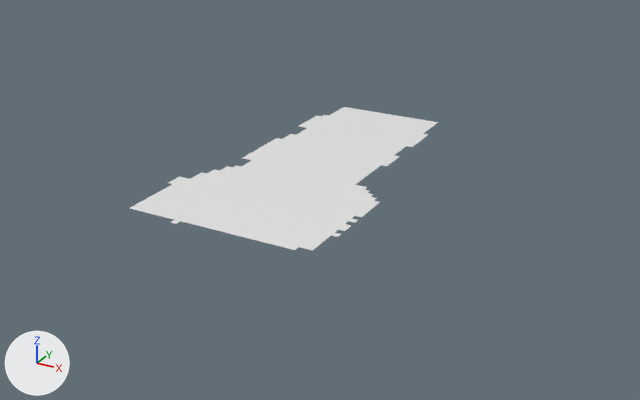
Before and after pictures for a commit that changed the FBX model Assets/3Dmesh/fbx/water_01.fbx.
Camera for both pictures: a camera (50 mm lens) standing at (63.4, -137.8, 51.1) and looking at (4.4, -30.5, -2.5). Arrows for +X, +Y and +Z are at lower left; the lights stay in place.

Script lines for the objects in view, before the commit:
```python
me_plane = bpy.data.meshes.new('Plane')
me_plane.from_pydata(...)  # 1423 vertices, 1325 faces; spans x -16.0..15.0, y -52.0..5.0, z 0.0
me_plane.materials.append(mat_sea_01)  # white #e7e7e7
ob_plane = bpy.data.objects.new('Plane', me_plane)
ob_plane.location = (0.0, 0.0, 0.0)
```
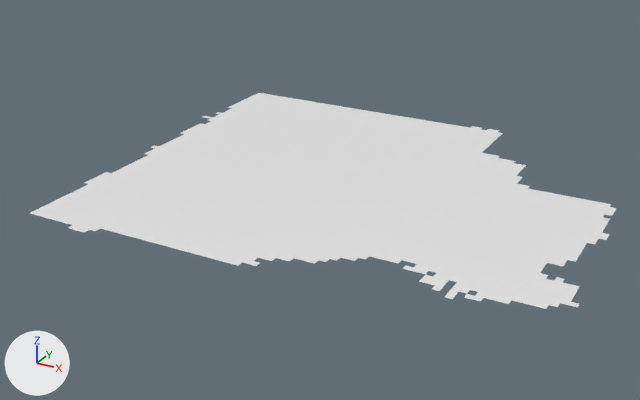
What differs and where, as boxes [x1, y1, x2, y2] in the pictures (640 x 400 px):
'Plane', reshaped (90% wider, 50% taller): before [130, 107, 438, 251]; after [30, 93, 616, 309]
part 1 of me_plane, added: after [30, 93, 616, 309]

The change in detail:
me_plane is used by ob_plane; location (0.0, 0.0, 0.0).
me_plane had 1423 vertices, 1325 faces and spanned x -16.0..15.0, y -52.0..5.0, z 0.0.
me_plane now has 5488 vertices, 3853 faces and spans x -30.0..47.0, y -60.0..6.0, z 0.0.
me_plane part 1: 4065 vertices added at x -30.0..47.0, y -60.0..6.0, z 0.0.
